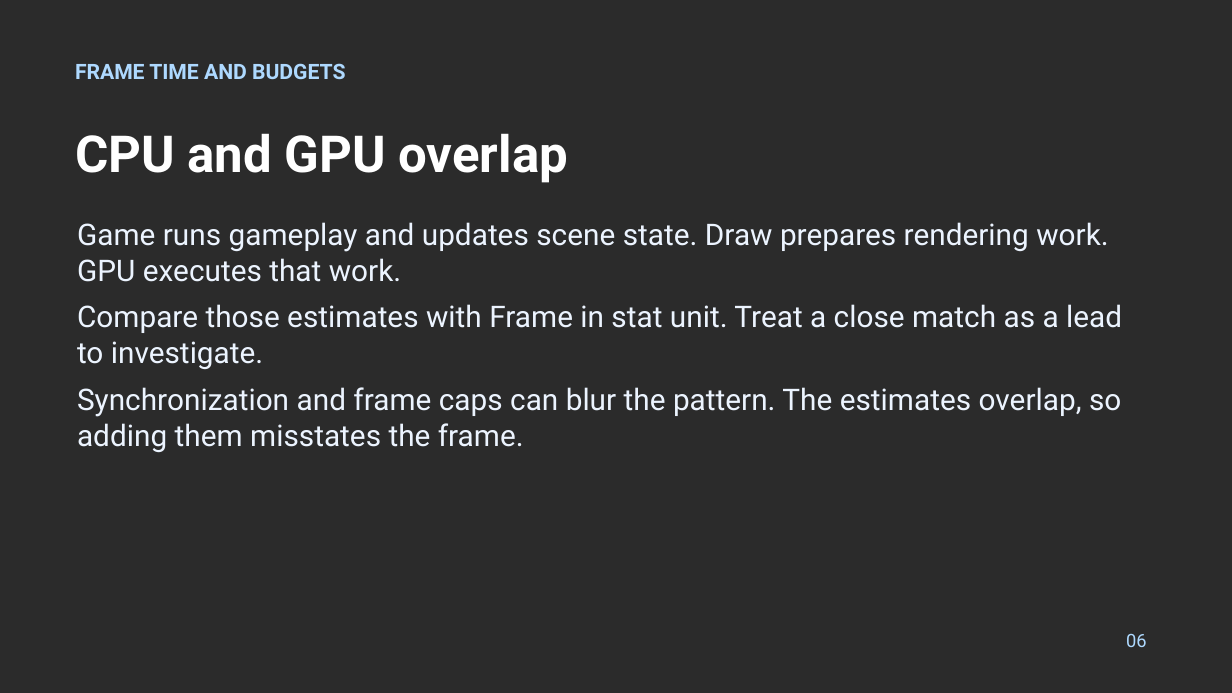
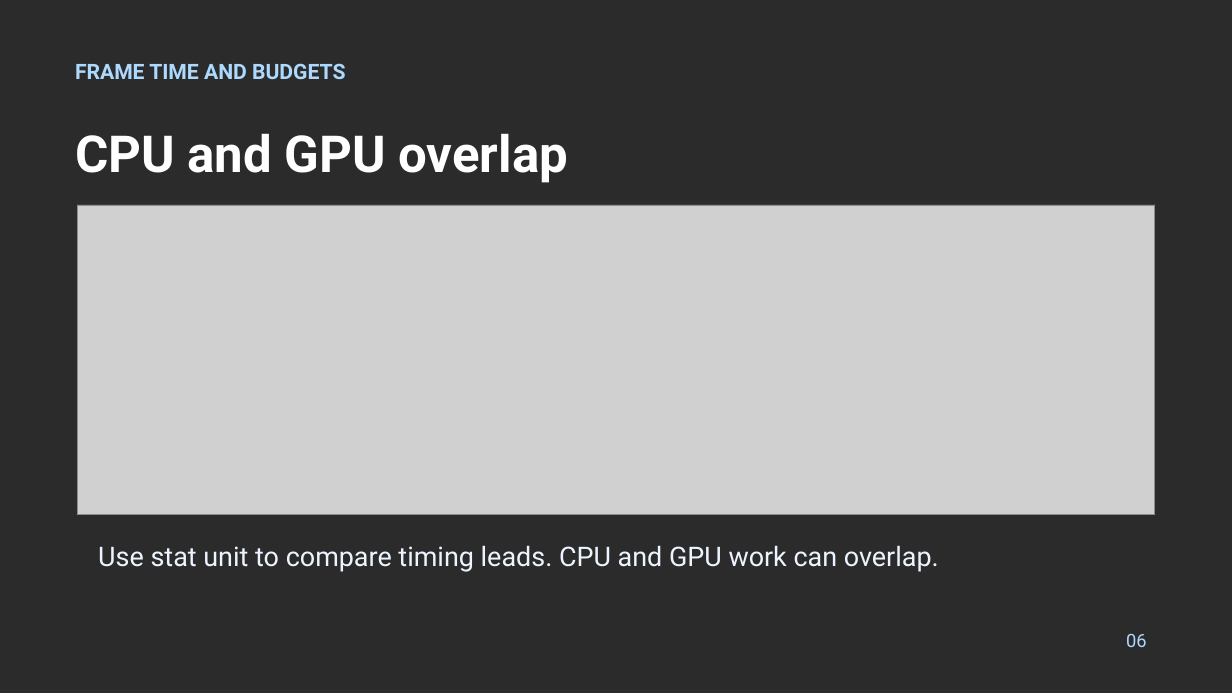
Before and after one commit to anthonymonteagudo/Week10-Profiling, a slide deck: slide 6 of Week10-Slides.pptx. Drawn at 1232x693 pixels with LibreOffice and Linux fonts; fonts in the diff are those of the drawing; grey boxes stand for pictures; background and template pictures are left out; a plain dark background stands for a picture behind light text. Boxes give left, top, right and bottom in pixels: in the first picture for what was removed or moved away, otherwise in the second. Text is boxed around its words. In the diff, an @@ line names an element or a change of style, - is before the commit and + after.

```diff
--- a/Week10-Slides.pptx
+++ b/Week10-Slides.pptx
@@ picture added at bbox=[77, 205, 1155, 515] @@
@@ text removed at bbox=[77, 222, 1108, 282] @@
-Game runs gameplay and updates scene state. Draw prepares rendering work. GPU executes that work.
@@ text removed at bbox=[77, 304, 1122, 369] @@
-Compare those estimates with Frame in stat unit. Treat a close match as a lead to investigate.
@@ text removed at bbox=[77, 387, 1121, 452] @@
-Synchronization and frame caps can blur the pattern. The estimates overlap, so adding them misstates the frame.
@@ text added at bbox=[98, 545, 939, 572], 21 pt, text #ECF4FF @@
+Use stat unit to compare timing leads. CPU and GPU work can overlap.
```
Also in this commit, not shown: 3 other slides changed, 1 slide added, 1 slide removed.
